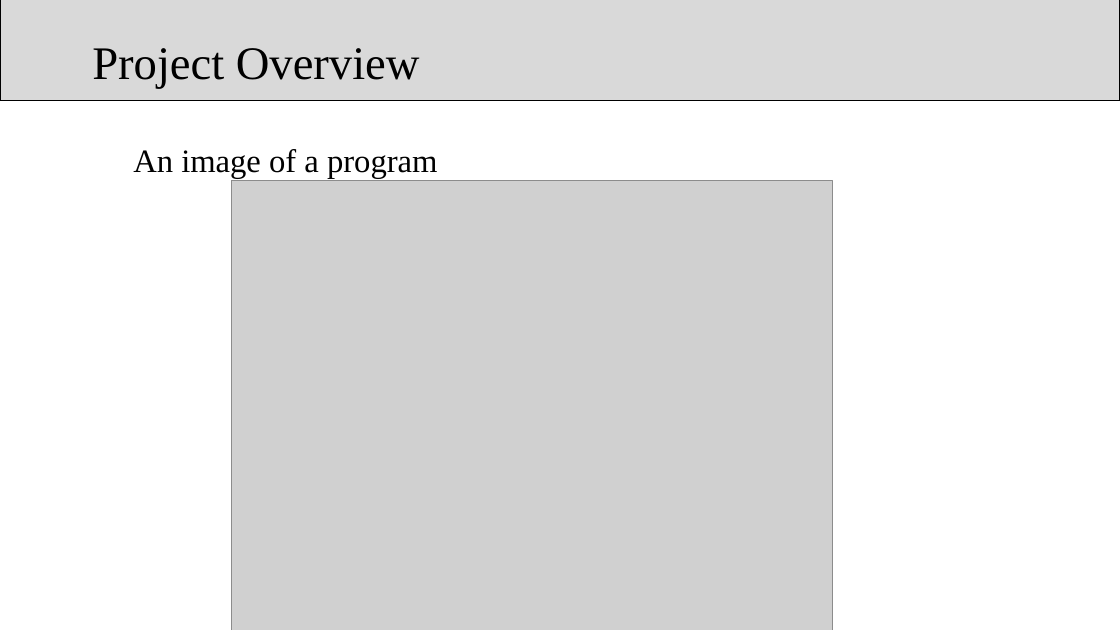
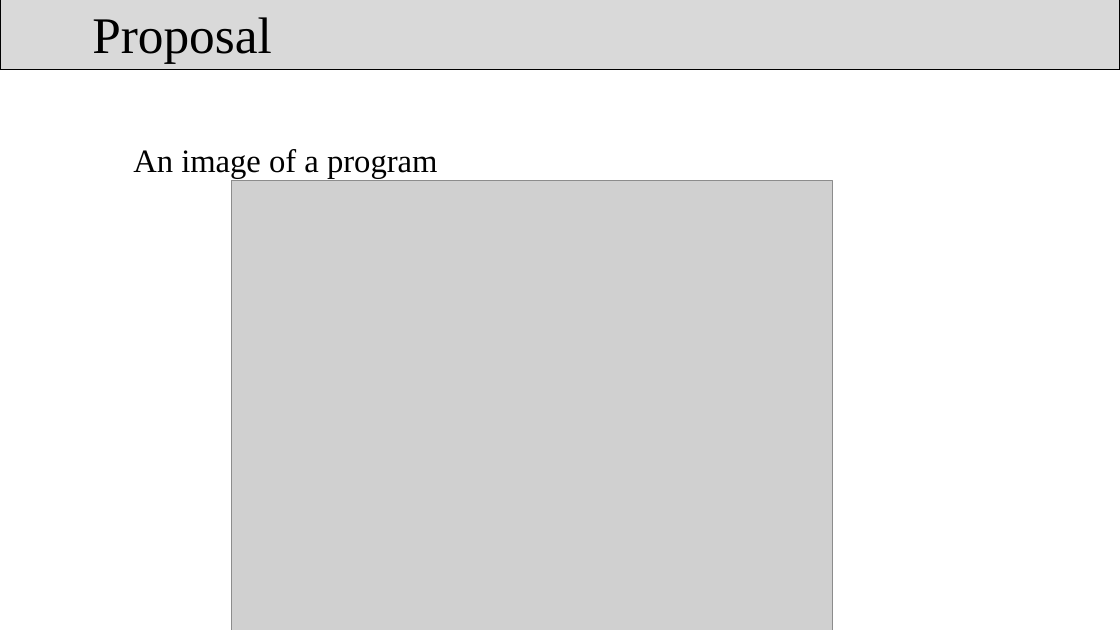
Before and after one commit to TiniyaVinod/using-image-processing-and-machine-learning-for-passenger-detection-sensor-optimization, a slide deck: slide 9 of Documents/Discussion/Discussion#1.pptx. Drawn at 1120x630 pixels with LibreOffice and Linux fonts; fonts in the diff are those of the drawing; grey boxes stand for pictures. Boxes give left, top, right and bottom in pixels: in the first picture for what was removed or moved away, otherwise in the second. Text is boxed around its words. In the diff, an @@ line names an element or a change of style, - is before the commit and + after.

```diff
--- a/Documents/Discussion/Discussion#1.pptx
+++ b/Documents/Discussion/Discussion#1.pptx
@@ rectangle "Proposal": place and size @@
-rectangle "Proposal" at [0,0,1120,100]
+rectangle "Proposal" at [0,0,1120,69]
@@ text in rectangle at [92,17,272,64]: text changed; size 40 to 44 pt @@
-Project Overview
+Proposal
```
Also in this commit, not shown: 4 other slides changed, 1 slide removed.
